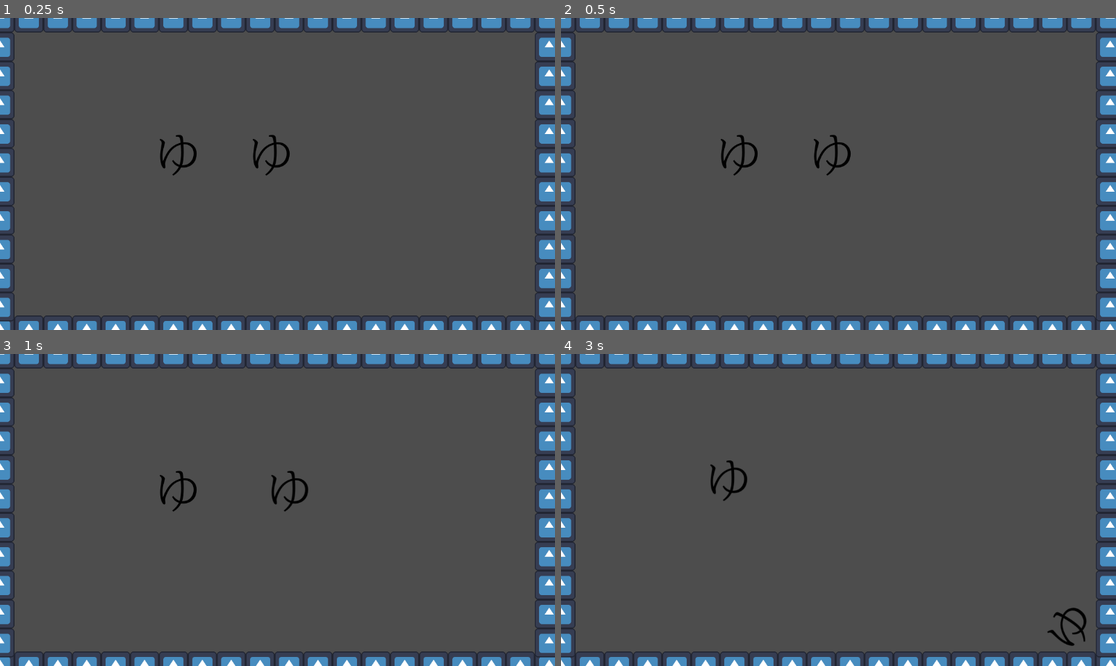
Above: before the commit, frames 1-4 (two rows, left to right).
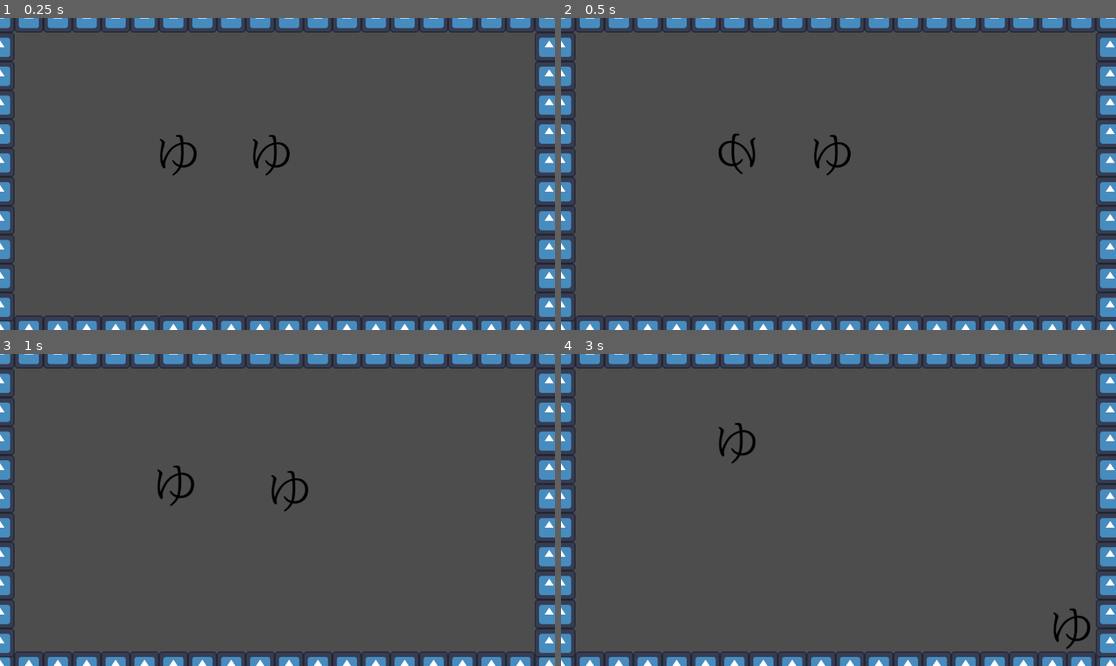
Above: after the commit, the same moments.

Repository: geometriccross/aquarium
Game: Godot game, scene res://tscn/main.tscn
Two runs of this game, one before a commit and one after it. Both use one fixed random seed, a clock stepped at 60 frames per second and the inputs below. The engine's default icon, where the game draws it, is replaced by a stand-in: a white triangle on a blue panel in a dark square.
Inputs:
- Up to frame 1 (0.25 s): no input
- Up to frame 2 (0.5 s): no input
- Up to frame 3 (1 s): hold D from 0.53 s (still down)
- Up to frame 4 (3 s): release D at 1.28 s; hold S 1.28-2.03 s; hold D 2.03-2.78 s; hold W from 2.78 s (still down)

Frame 1 is identical in both runs. In frame 2, 0.3% of the frame differs, in the area x 28-36%, y 36-51%; in frame 3, 0.4%; in frame 4, 0.9%, in the area x 26-96%, y 22-95%.

Commit message:
魚の向きが進行方向により変化するように

Diff:
--- a/src/fish.gd
+++ b/src/fish.gd
@@ -26,16 +26,27 @@
 const utility = preload("res://src/utility.gd")
 
 func _physics_process(delta):
+	global_rotation = 0 #回転を固定
 	if manual_control:
 		apply_force(utility.input_vector() * move_speed, Vector2.ZERO)
-		$"ゆ".flip_h = max(-utility.input_vector().x, 0)
+		image_flip(utility.input_vector().x)
+
 	else:
 		_time += delta
 		if _time >= randf_range(behavior_interval_min, behavior_interval_max):
 			var f_and_state = behavior_choice(_state, _behavior_table)
-			apply_force(f_and_state[0].call(sensor_perception()) * move_speed * 2, Vector2.ZERO)
+			var vector = f_and_state[0].call(sensor_perception())
+			apply_force(vector * move_speed * 2, Vector2.ZERO)
+			image_flip(vector.x)
 			_state = f_and_state[1]
 			_time = 0
+
+func image_flip(flip_index):
+	#ちょうど0の時には、何もせずそのままの向きを保つ
+	if flip_index > 0:
+		$"ゆ".flip_h = false
+	elif flip_index < 0:
+		$"ゆ".flip_h = true
 
 func sensor_perception() -> Vector2:
 	var vector_num = func(ray): return ((
--- a/tscn/main.tscn
+++ b/tscn/main.tscn
@@ -8,11 +8,16 @@
 [node name="fish" parent="." instance=ExtResource("1_otopm")]
 position = Vector2(562, 285)
 gravity_scale = 0.0
+behavior_interval_max = 1.0
+behavior_interval_min = 0.2
 
 [node name="fish2" parent="." instance=ExtResource("1_otopm")]
 position = Vector2(369, 285)
 gravity_scale = 0.0
 manual_control = false
+behavior_interval_max = 1.0
+behavior_interval_min = 0.2
+move_speed = 500
 
 [node name="wall" type="Node2D" parent="."]
 
